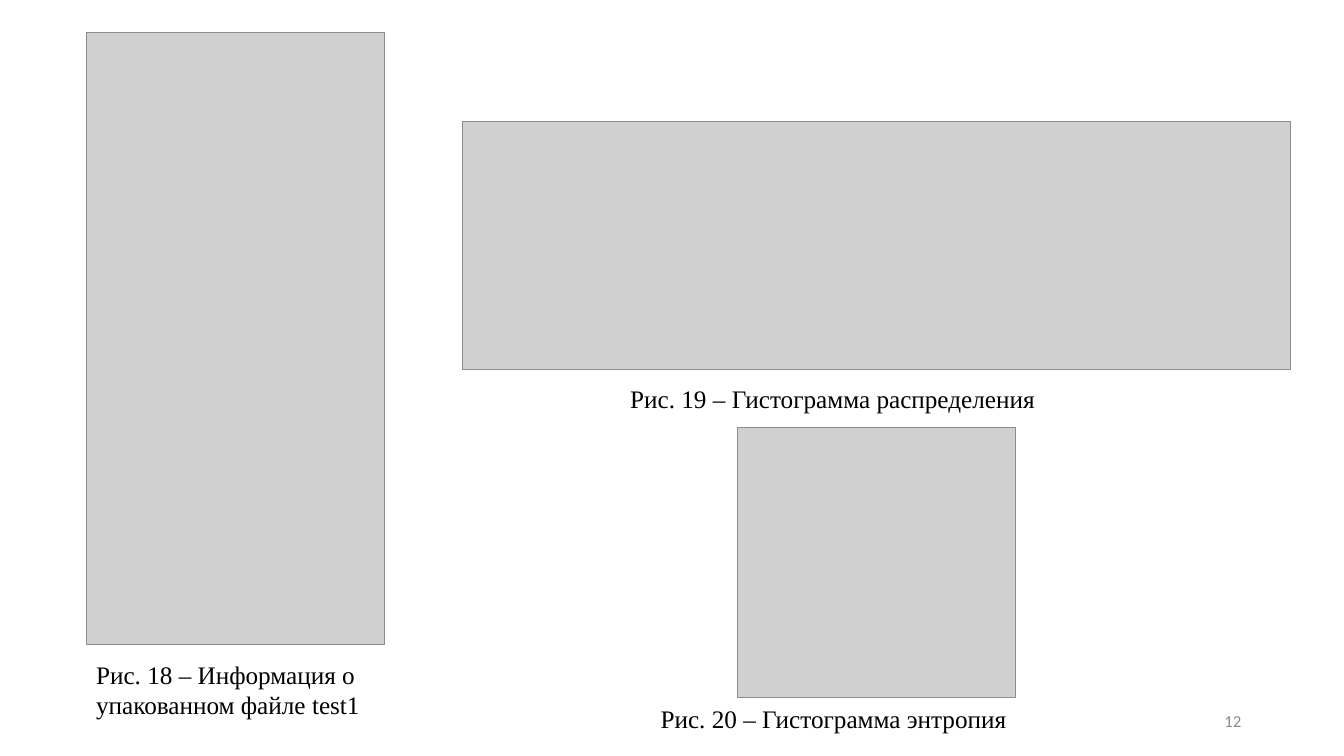
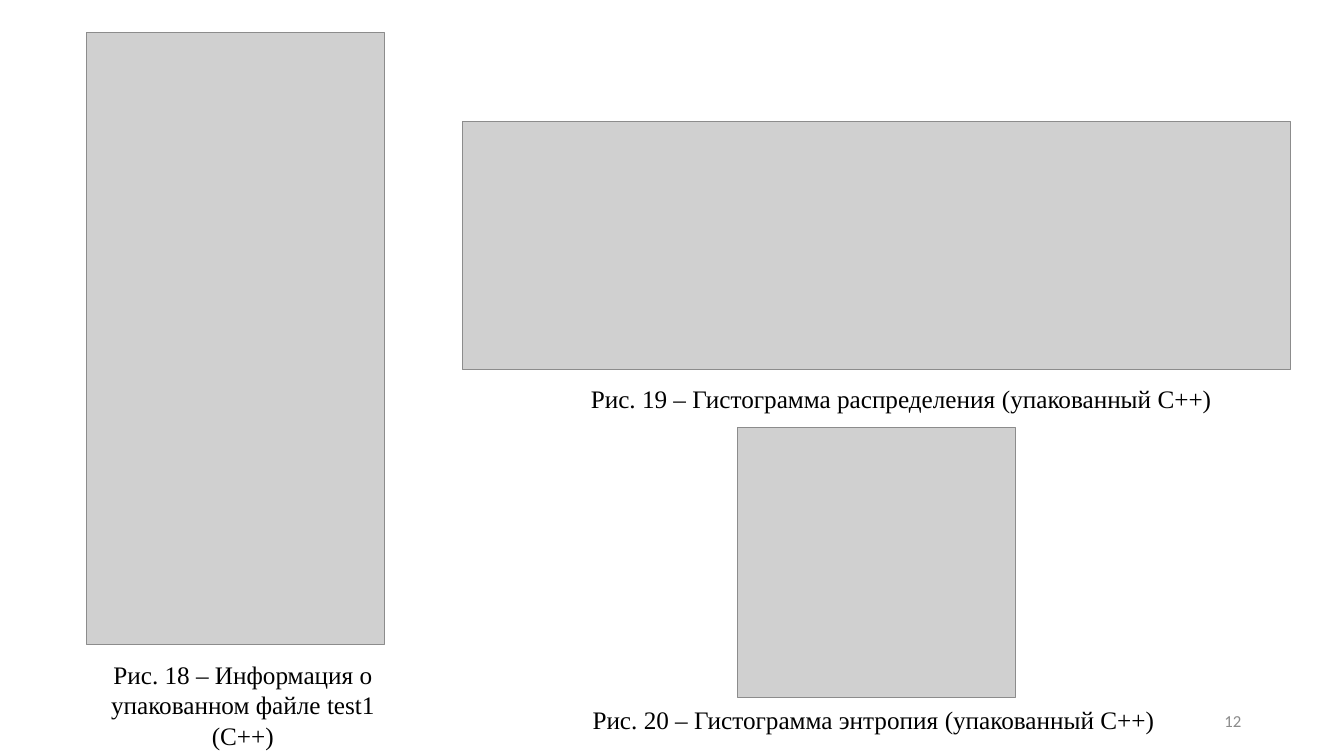
Before and after one commit to RomanKostin/Reverse_Engineering_Blinskii_Kostin_TKI-341, a slide deck: slide 12 of lab1/Лр1_Энтропия.pptx. Drawn at 1344x756 pixels with LibreOffice and Linux fonts; fonts in the diff are those of the drawing; grey boxes stand for pictures; background and template pictures are left out. Boxes give left, top, right and bottom in pixels: in the first picture for what was removed or moved away, otherwise in the second. Text is boxed around its words. In the diff, an @@ line names an element or a change of style, - is before the commit and + after.

```diff
--- a/lab1/Лр1_Энтропия.pptx
+++ b/lab1/Лр1_Энтропия.pptx
@@ text at [591,390,1212,414]: text changed @@
-Рис. 19 – Гистограмма распределения
+Рис. 19 – Гистограмма распределения (упакованный C++)
@@ text at [111,666,375,750]: text changed @@
-Рис. 18 – Информация о упакованном файле test1
+Рис. 18 – Информация о упакованном файле test1 (C++)
@@ text at [593,711,1154,735]: text changed @@
-Рис. 20 – Гистограмма энтропия
+Рис. 20 – Гистограмма энтропия (упакованный C++)
```
Also in this commit, not shown: 12 other slides changed, 1 slide added.
